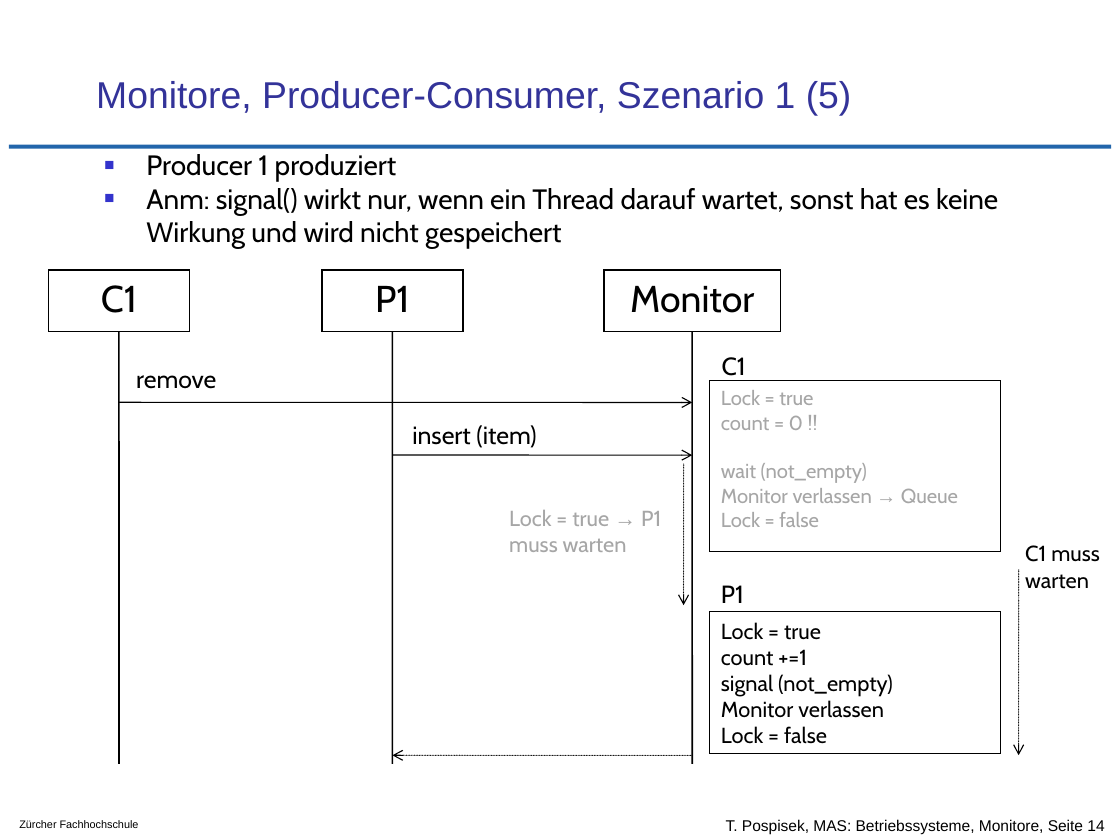
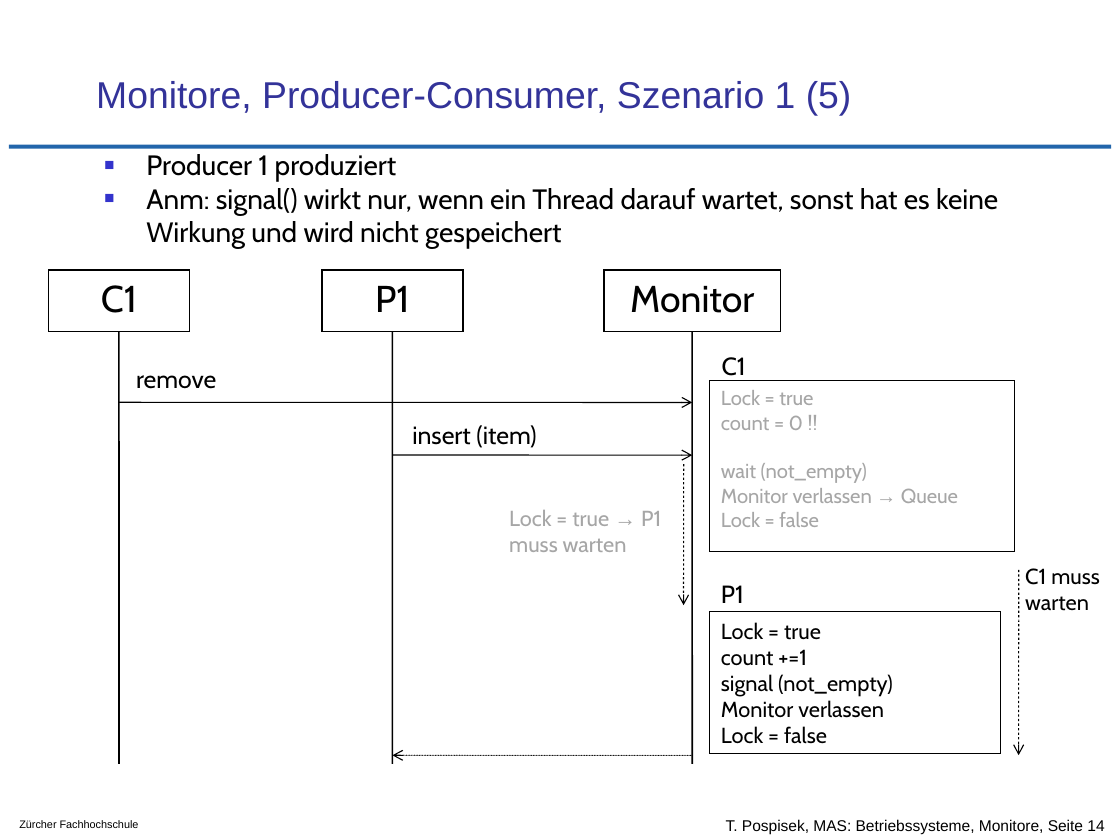
Before and after one commit to tpo/betriebssysteme, a slide deck: slide 14 of 08_Koordination_und_Synchronisation_Monitore.odp. Drawn at 1120x840 pixels with LibreOffice and Linux fonts; fonts in the diff are those of the drawing; background and template pictures are left out. Boxes give left, top, right and bottom in pixels: in the first picture for what was removed or moved away, otherwise in the second. Text is boxed around its words. In the diff, an @@ line names an element or a change of style, - is before the commit and + after.

```diff
--- a/08_Koordination_und_Synchronisation_Monitore.odp
+++ b/08_Koordination_und_Synchronisation_Monitore.odp
@@ rectangle "Lock = true": place and size @@
-rectangle "Lock = true" at bbox=[710, 381, 1001, 552]
+rectangle "Lock = true" at bbox=[710, 381, 1015, 552]
@@ rectangle "C1 muss warten": place and size @@
-rectangle "C1 muss warten" at bbox=[1015, 534, 1120, 598]
+rectangle "C1 muss warten" at bbox=[1015, 557, 1120, 620]
```
Also in this commit, not shown: 12 other slides changed, 1 other file.
